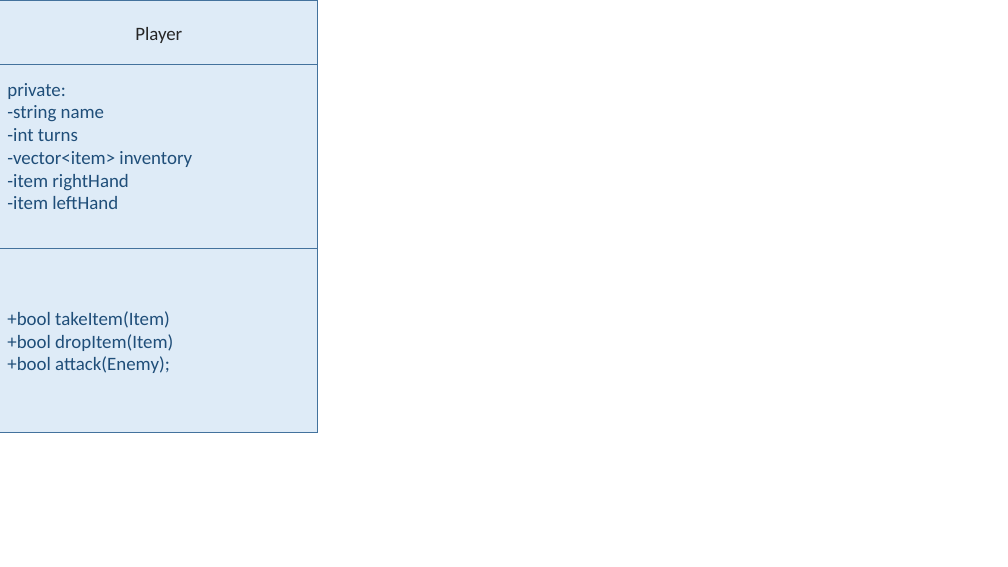
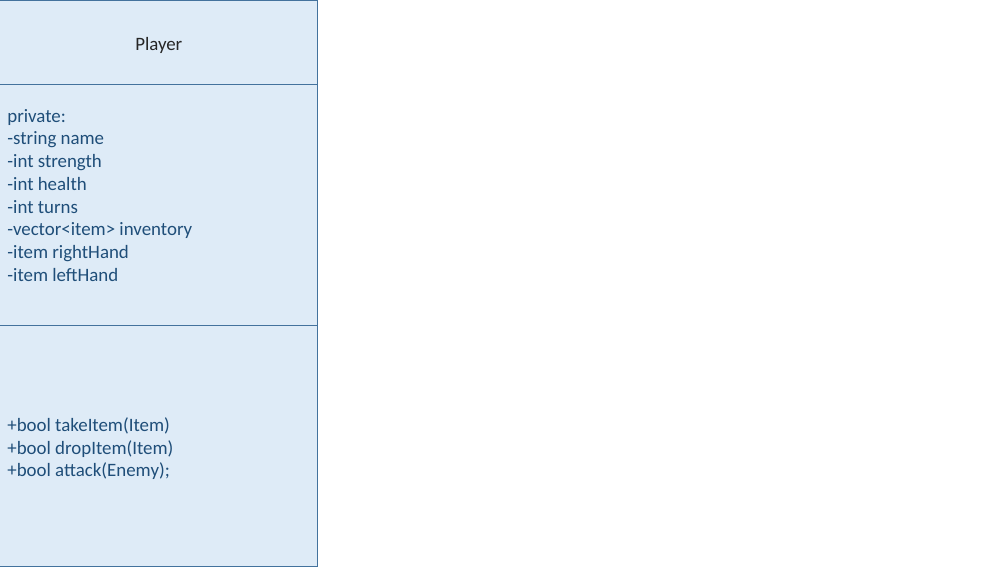
Before and after one commit to ngraham20/CS172_FA16_FinalProject, a slide deck: slide 3 of Class UMLs.pptx. Drawn at 1008x567 pixels with LibreOffice and Linux fonts; fonts in the diff are those of the drawing. Boxes give left, top, right and bottom in pixels: in the first picture for what was removed or moved away, otherwise in the second. Text is boxed around its words. In the diff, an @@ line names an element or a change of style, - is before the commit and + after.

```diff
--- a/Class UMLs.pptx
+++ b/Class UMLs.pptx
@@ rectangle "Player": place and size @@
-rectangle "Player" at (0,0,318,65)
+rectangle "Player" at (0,0,318,85)
@@ rectangle "private:": place and size @@
-rectangle "private:" at (0,65,318,249)
+rectangle "private:" at (0,85,318,326)
@@ text in rectangle at (7,154,102,190): paragraphs added @@
+-int strength
+-int health
@@ rectangle "+bool takeItem(Item)": place and size @@
-rectangle "+bool takeItem(Item)" at (0,249,318,433)
+rectangle "+bool takeItem(Item)" at (0,326,318,567)
```
Also in this commit, not shown: 4 other slides changed, 1 other file.
